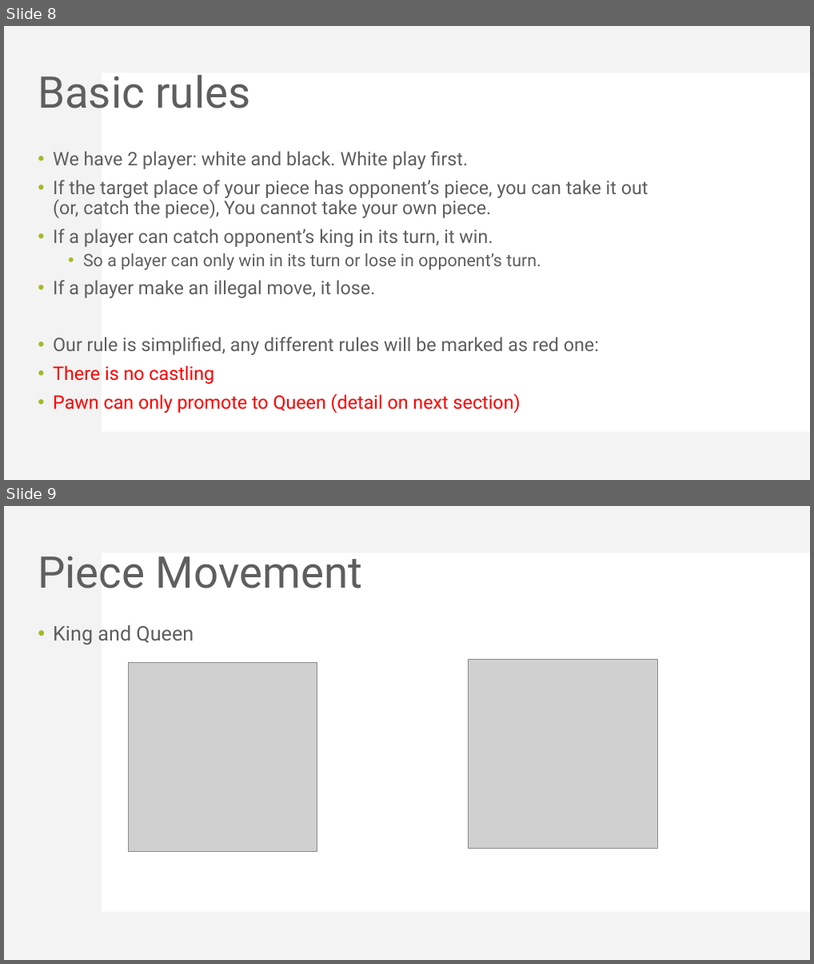
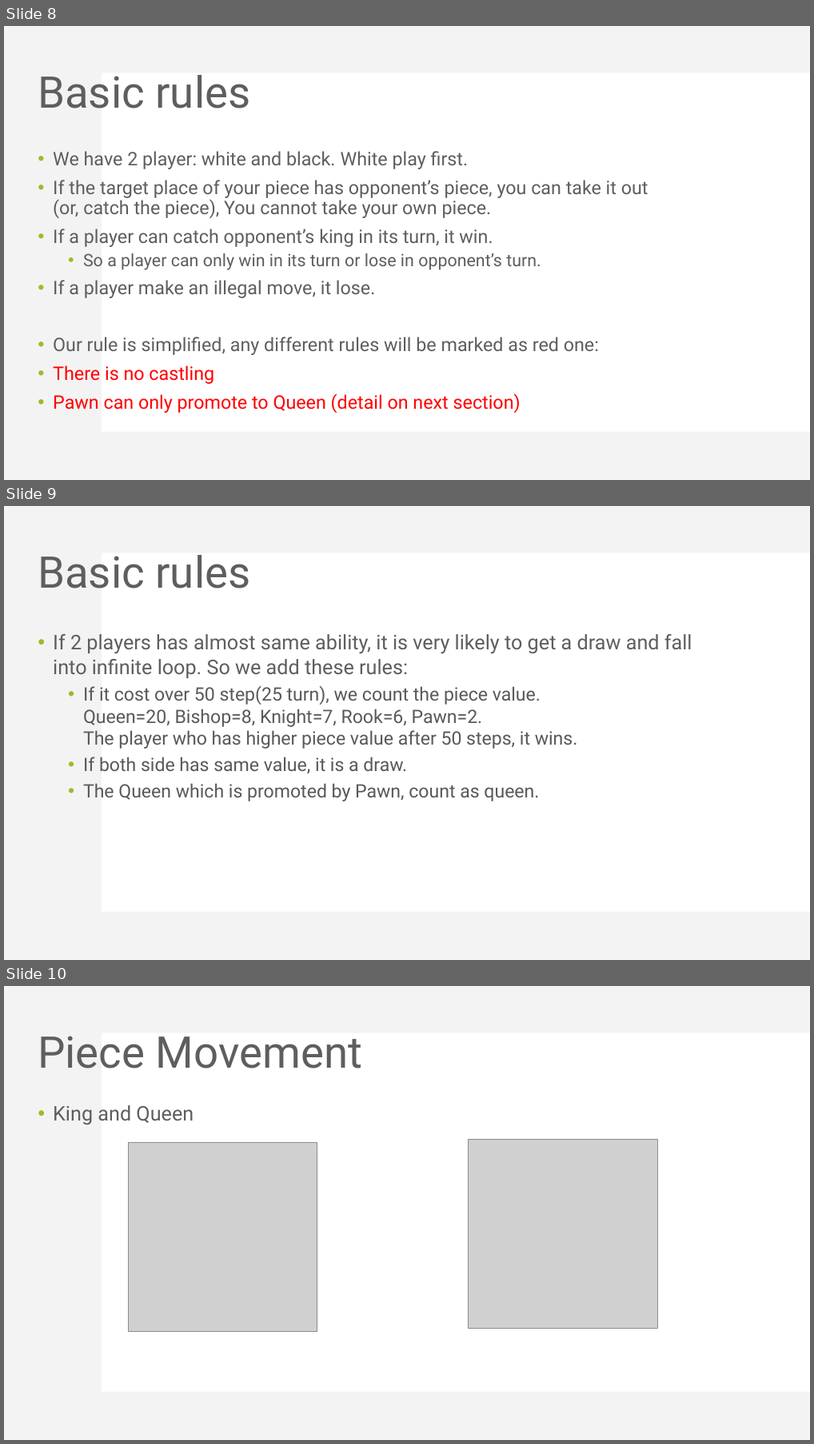
Before and after one commit to KohakuBlueleaf/MiniChess, a slide deck: document/Mini Project 3 introduction.pptx. Shown one above the other, each under a label of ours: slides 8 and 9 before the commit, slides 8, 9 and 10 after it. The pictures are 814x964 and 814x1444 pixels, drawn with LibreOffice and Linux fonts; fonts in the diff are those of the drawing; grey boxes stand for pictures. Boxes give left, top, right and bottom in pixels: in the first picture for what was removed or moved away, otherwise in the second. Text is boxed around its words. In the diff, an @@ line names an element or a change of style, - is before the commit and + after.

```diff
--- a/document/Mini Project 3 introduction.pptx
+++ b/document/Mini Project 3 introduction.pptx
@@ slide 9 added at (x1=4, y1=506, x2=810, y2=960), background #FFFFFF; not listed: 2 template elements that a slide beside it also shows @@
@@ title added at (x1=38, y1=555, x2=250, y2=588), 52 pt, text #5E5E5E @@
+Basic rules
@@ text added at (x1=53, y1=634, x2=693, y2=801), 22 pt, text #595959 @@
+• If 2 players has almost same ability, it is very likely to get a draw and fall into infinite loop. So we add these rules:
+  • If it cost over 50 step(25 turn), we count the piece value.
+    Queen=20, Bishop=8, Knight=7, Rook=6, Pawn=2.
+    The player who has higher piece value after 50 steps, it wins.
+  • If both side has same value, it is a draw.
+  • The Queen which is promoted by Pawn, count as queen.
@@ what was slide 9 is now slide 10 @@
```
Also in this commit, not shown: 3 slides changed, 18 other slides added, 1 other file.
